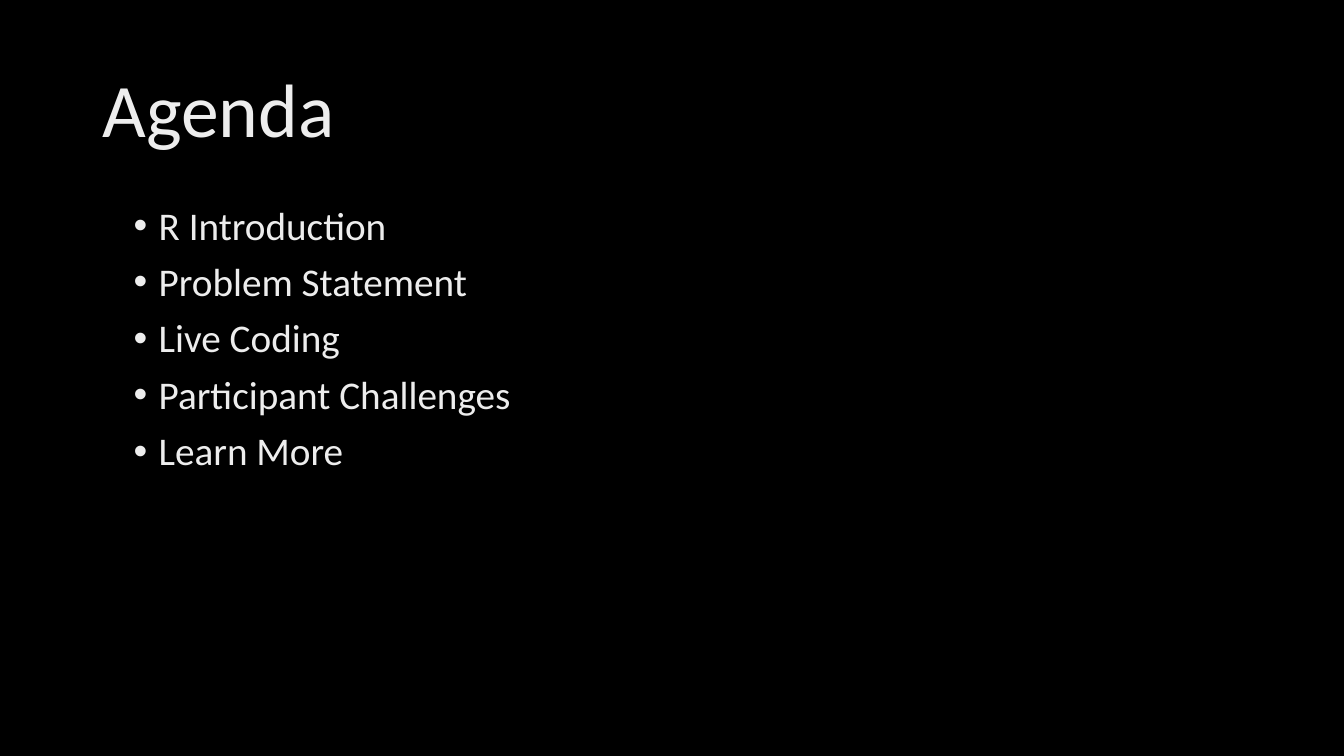
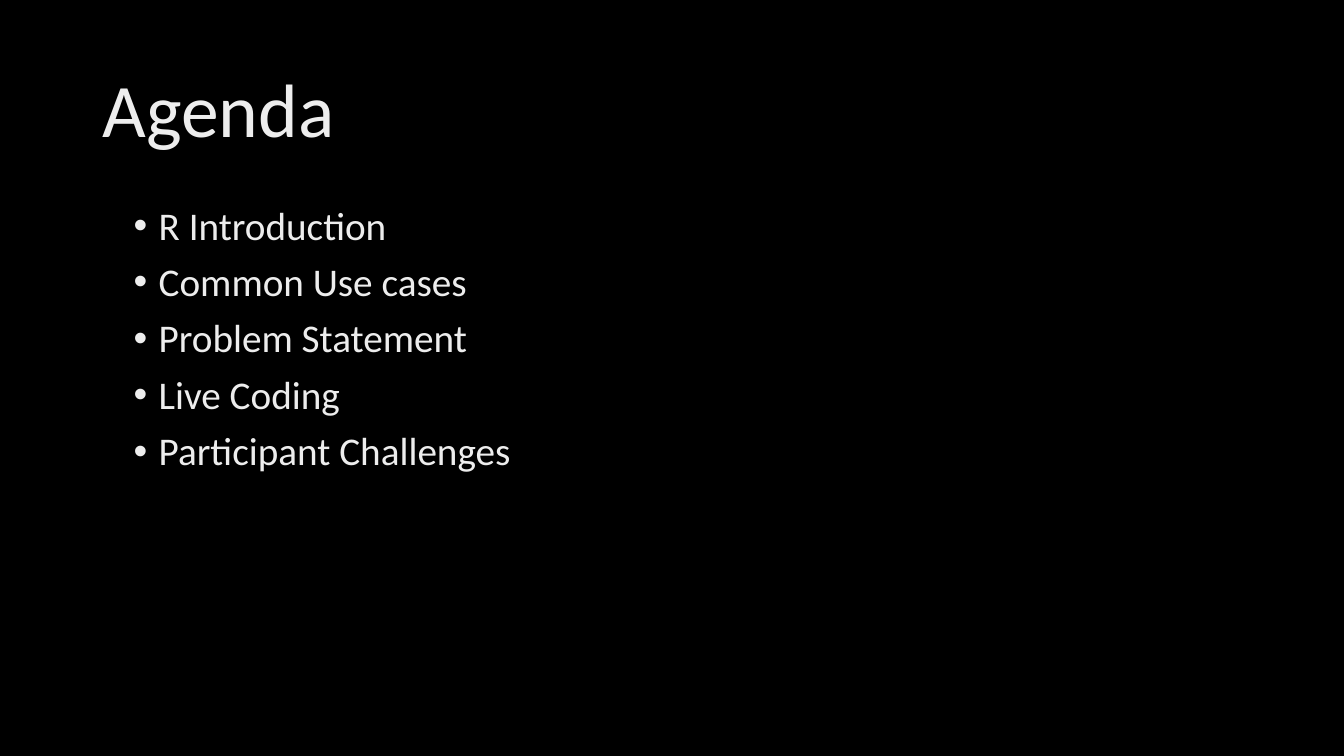
Before and after one commit to ftlml/07-27-2016, a slide deck: slide 2 of From Zero to Hero.pptx. Drawn at 1344x756 pixels with LibreOffice and Linux fonts; fonts in the diff are those of the drawing; background and template pictures are left out. Boxes give left, top, right and bottom in pixels: in the first picture for what was removed or moved away, otherwise in the second. Text is boxed around its words. In the diff, an @@ line names an element or a change of style, - is before the commit and + after.

```diff
--- a/From Zero to Hero.pptx
+++ b/From Zero to Hero.pptx
@@ text at [159, 270, 467, 297]: paragraph added @@
+• Common Use cases
@@ text at [159, 440, 343, 466]: paragraph removed @@
-• Learn More
```
Also in this commit, not shown: 2 other slides changed, 9 slides added, 1 other file.
